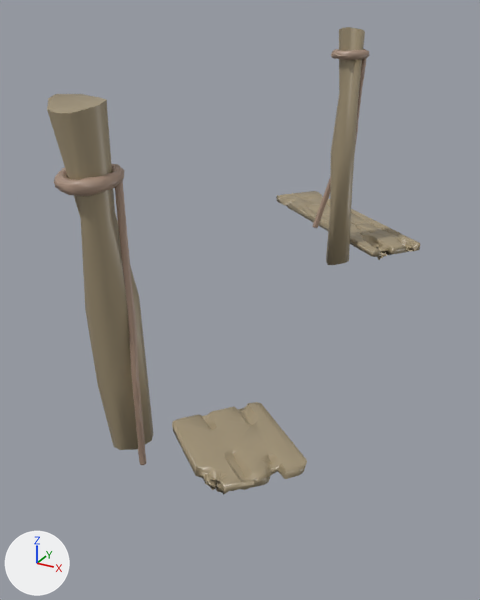
One commit to the Blender file Assets/Models/Environment/BrokenBridge1.blend: the scene before it, then after it.
Both versions are drawn from a 50 mm lens placed at (1.52, -2.93, 1.54), pointed at (-0.24, 0.27, -0.06). Lighting does not change. The marker at lower left points along +X, +Y and +Z.
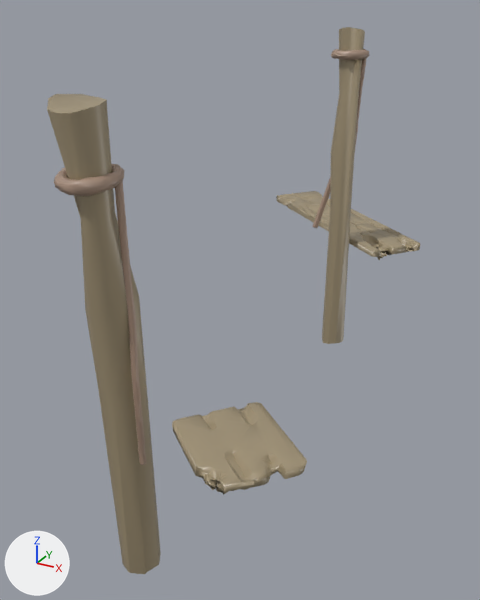
Commit message: Added broken bridge.

Where the newer file only moved an object's origin or applied its transform, the numbers keep the older frame.

Boxes [x1, y1, x2, y2] around the edits, measured in the pictures (480 x 600 px; the box of a moved part takes in the faces that stretch with it):
'Cylinder', reshaped (7% wider, 35% taller): before [47, 94, 153, 450]; after [47, 94, 161, 574]
'Cylinder_2', reshaped (10% wider, 33% taller): before [326, 27, 365, 265]; after [322, 27, 365, 344]
part 1 of me_mesh_002, moved or reshaped: before [98, 300, 153, 450]; after [98, 301, 161, 574]
part 2 of me_mesh_006, moved or reshaped: before [326, 122, 356, 265]; after [322, 122, 356, 344]

The edits, one by one:
me_mesh_002 is used by ob_cylinder; parent ob_pfosten_links; location (0.0, 54.03, 0.0).
me_mesh_002 had 42 vertices, 80 faces and spanned x -9.9..10.7, y -71.3..74.9, z -9.8..11.1.
me_mesh_002 now has 52 vertices, 74 faces and spans x -9.9..10.7, y -134.9..74.9, z -9.8..16.4.
Part 1, on me_mesh_002:
8 vertices are removed from x -9.2..8.1, y -71.3..-65.6, z -9.0..8.3.
24 faces are deleted.
18 vertices are added at x -9.3..8.2, y -134.9..-132.3, z -1.0..16.4.
18 new faces join them.
me_mesh_006 is used by ob_cylinder_2; parent ob_pfosten_rechts; location (0.0, 71.92, 0.0).
me_mesh_006 had 42 vertices, 80 faces and spanned x -9.0..8.0, y -77.0..77.0, z -8.0..9.0.
me_mesh_006 now has 53 vertices, 71 faces and spans x -9.0..8.0, y -138.0..77.0, z -8.0..9.0.
Part 2, on me_mesh_006:
10 vertices are removed from x -8.0..8.0, y -77.0..-73.0, z -8.0..8.0.
30 faces are deleted.
21 vertices are added at x -8.0..8.0, y -138.0..-136.0, z -7.0..8.0.
21 new faces join them.
